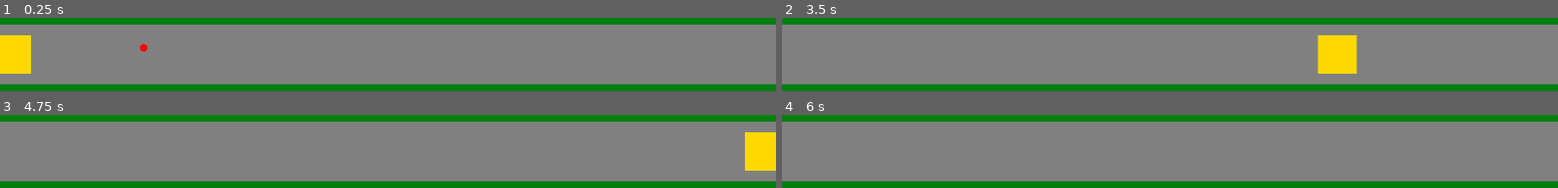
Above: before the commit, frames 1-4 (two rows, left to right).
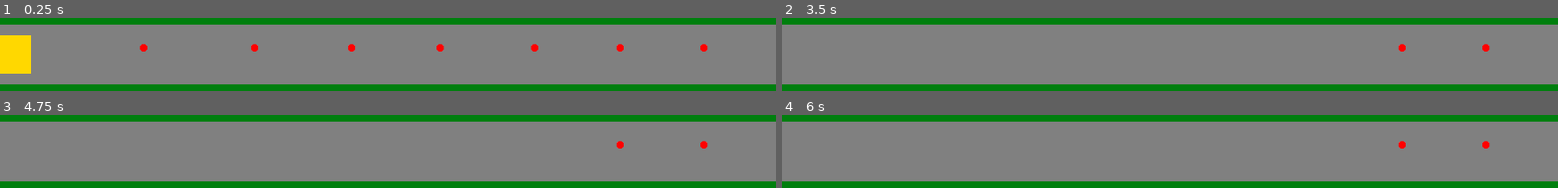
Above: after the commit, the same moments.

Repository: phrasmotica/godot-tower-defence
Game: Godot game, scene res://scenes/game.tscn
Same seed, same stepped clock (60 frames per second), same inputs: the game is played once before the commit and once after it.
Inputs:
- Up to frame 1 (0.25 s): no input
- Up to frame 2 (3.5 s): no input
- Up to frame 3 (4.75 s): no input
- Up to frame 4 (6 s): tap Enter at 5.75 s

The runs differ from the first frame. In frame 1, 0.5% of the frame differs, in the area x 32-92%, y 35-47%; in frame 2, 2.9%, in the area x 69-92%, y 23-77%; in frame 3, 2.3%; in frame 4, 0.2%.

Commit message:
Destroy enemy once it runs out of lives

Diff:
--- a/scenes/game.tscn
+++ b/scenes/game.tscn
@@ -39,3 +39,21 @@
 
 [node name="Bullet" parent="Foreground" instance=ExtResource("3_dmqji")]
 position = Vector2(237, 349)
+
+[node name="Bullet2" parent="Foreground" instance=ExtResource("3_dmqji")]
+position = Vector2(420, 349)
+
+[node name="Bullet3" parent="Foreground" instance=ExtResource("3_dmqji")]
+position = Vector2(580, 349)
+
+[node name="Bullet4" parent="Foreground" instance=ExtResource("3_dmqji")]
+position = Vector2(726, 349)
+
+[node name="Bullet5" parent="Foreground" instance=ExtResource("3_dmqji")]
+position = Vector2(882, 349)
+
+[node name="Bullet6" parent="Foreground" instance=ExtResource("3_dmqji")]
+position = Vector2(1023, 349)
+
+[node name="Bullet7" parent="Foreground" instance=ExtResource("3_dmqji")]
+position = Vector2(1161, 349)
--- a/scripts/enemy.gd
+++ b/scripts/enemy.gd
@@ -15,5 +15,13 @@
 
 func _on_collision_area_body_entered(body:Node2D):
 	hit.emit(body)
-	stats.take_damage(1)
+
+	var new_health = stats.take_damage(1)
+	if new_health <= 0:
+		die()
+
 	body.queue_free()
+
+func die():
+	print("I am dead!")
+	queue_free()
--- a/scripts/enemy_stats.gd
+++ b/scripts/enemy_stats.gd
@@ -11,3 +11,4 @@
 func take_damage(amount: int):
     current_health -= amount
     print("Took " + str(amount) + " damage, health is now " + str(current_health))
+    return current_health
